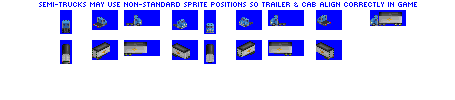
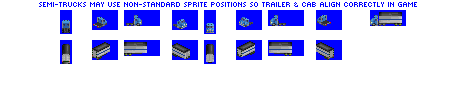
Layered file, before and after one edit (455×100). Changes by layer:
painted on "Layer 1" over [97,18,402,56]
